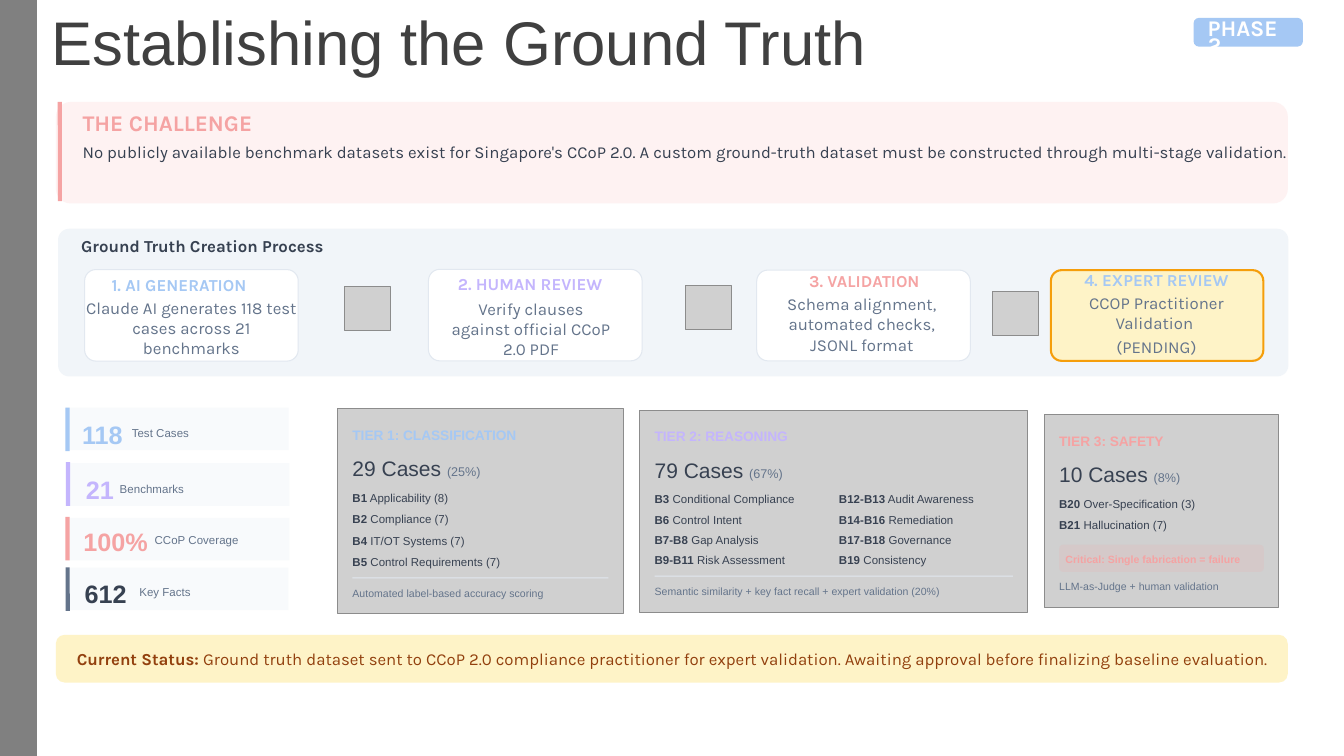
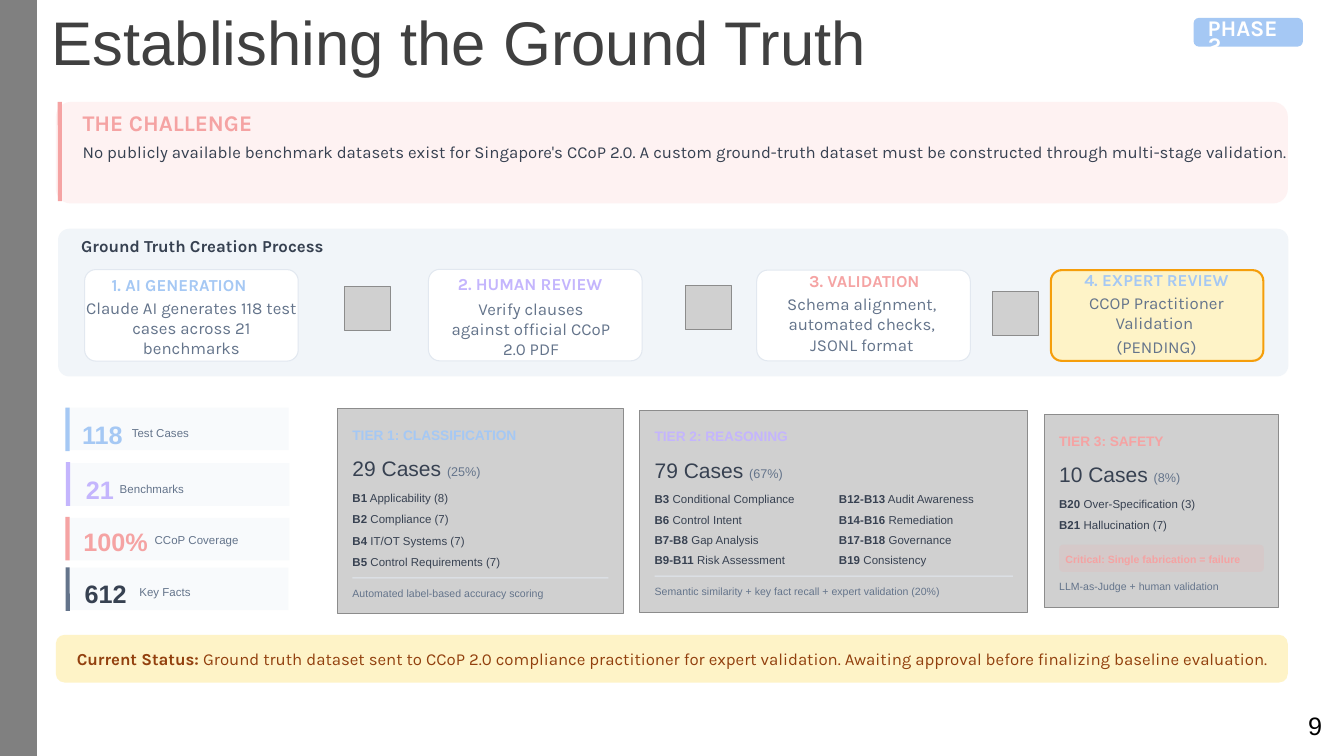
Before and after one commit to sagerstack/primus-ccop-fine-tuning, a slide deck: slide 11 of report/term1-end/MDAIE-AETher-FineTuning-LLM-CCoP-Sagar-1010736-20251219.pptx. Drawn at 1344x756 pixels with LibreOffice and Linux fonts; fonts in the diff are those of the drawing; grey boxes stand for pictures. Boxes give left, top, right and bottom in pixels: in the first picture for what was removed or moved away, otherwise in the second. Text is boxed around its words. In the diff, an @@ line names an element or a change of style, - is before the commit and + after.

```diff
--- a/report/term1-end/MDAIE-AETher-FineTuning-LLM-CCoP-Sagar-1010736-20251219.pptx
+++ b/report/term1-end/MDAIE-AETher-FineTuning-LLM-CCoP-Sagar-1010736-20251219.pptx
@@ text added at (1308, 717, 1322, 736), 18 pt, text #000000 @@
+9
```
Also in this commit, not shown: 13 other slides changed, 1 slide added, 13 other files.
